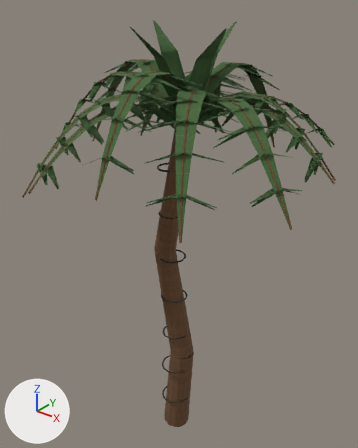
The OBJ model Assets/ProjectOEN/ProductionArt/Meshes/environment_set_dressing/en-007_palm_tree_variant_set__young.obj, before and after one commit.
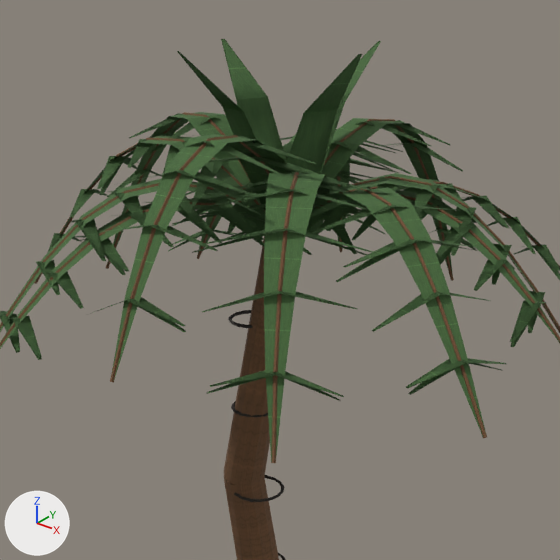
Each version is shown whole from a 50 mm camera at (2.12, -2.61, 3.63) aimed at (-0.01, 0.05, 1.98), then close up on the part from 10% to 92% of the width and 0% to 66% of the height. Every picture has the same lights, and +X, +Y and +Z are marked at lower left. The older version's two pictures come first. Where no turn or scale is listed for an object, it has been applied to the vertices. Vertices at exactly the same position are counted once.

The first close-up shows 'en-007_palm_tree_variant_set__young'.
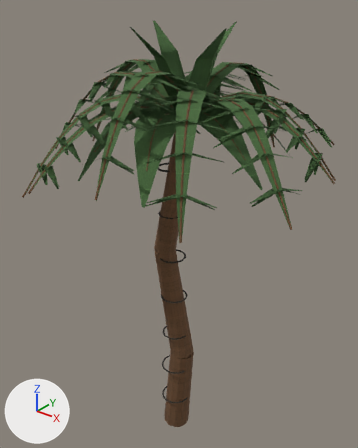
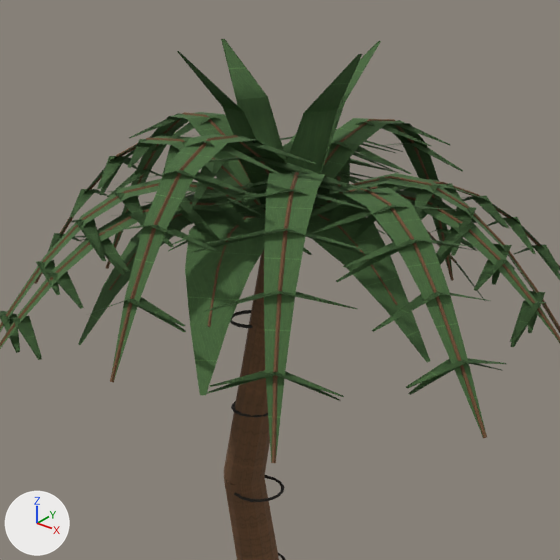
Pixel boxes (x1, y1, x2, y2) of what changed, in the close-ups (560 x 560 px):
part 1 of me_en_007_palm_tree_variant_set__young, added (green): after (78, 185, 486, 395)

The change, as a diff of the scene's bpy script:
```diff
--- a/Assets/ProjectOEN/ProductionArt/Meshes/environment_set_dressing/en-007_palm_tree_variant_set__young.obj.py
+++ b/Assets/ProjectOEN/ProductionArt/Meshes/environment_set_dressing/en-007_palm_tree_variant_set__young.obj.py
@@ me_en_007_palm_tree_variant_set__young @@
 # used by ob_en_007_palm_tree_variant_set__young; location = (0.0, 0.0, 0.0)
-me_en_007_palm_tree_variant_set__young.from_pydata(...)  # 2882 vertices, 4880 faces; spans x -0.86..1.14, y -1.01..0.99, z 0.01..3.4
+me_en_007_palm_tree_variant_set__young.from_pydata(...)  # 3295 vertices, 5608 faces; spans x -0.86..1.14, y -1.01..0.99, z 0.01..3.4
+# me_en_007_palm_tree_variant_set__young part 1: 413 vertices added at x -0.59..0.83, y -0.79..0.79, z 2.48..2.92
 me_en_007_palm_tree_variant_set__young.materials.append(mat_wood)
```
